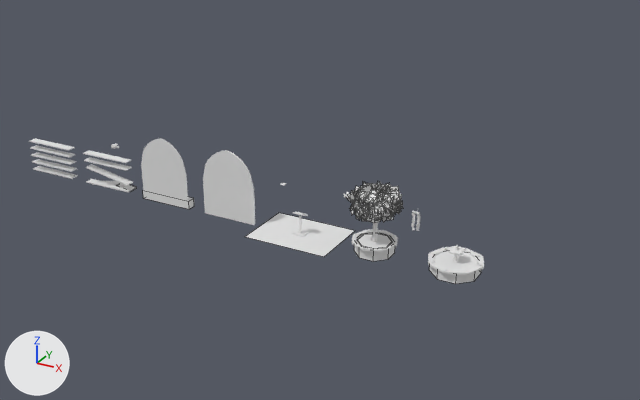
One commit to the Blender file art_src/kit/kit_dressing.blend: the scene before it, then after it.
Rendered twice from a 50 mm lens placed at (35.6, -33.7, 18.9), pointed at (14.7, 4.4, -0.2). The axes (+X, +Y, +Z) are drawn at lower left. The lights are the same throughout. The older version comes first. Mesh edges are drawn as thin lines on the coarser meshes. Objects named as collision shapes, trigger or cutter boxes, shadow casters or lower levels of detail are left out.

Script lines for the objects in view, before the commit:
```python
me_iwan_lectern__rug = bpy.data.meshes.new('iwan_lectern__rug')
me_iwan_lectern__rug.from_pydata([(-2.19, -1.59, 0.01), (2.19, -1.59, 0.01), (2.19, 1.59, 0.01), (-2.19, 1.59, 0.01)], [], [(0, 1, 2, 3)])
me_iwan_lectern__rug.materials.append(mat_rug)  # white #e7e7e7
me_recess_sealed_door__infill_col = bpy.data.meshes.new('recess_sealed_door__infill-col')
me_recess_sealed_door__infill_col.from_pydata(...)  # 38 vertices, 21 faces; spans x -1.5..1.5, y -0.25..-0.15, z 0.0..3.67
me_recess_sealed_door__infill_col.materials.append(mat_brick)  # white #e7e7e7
me_recess_tile_panel__panel = bpy.data.meshes.new('recess_tile_panel__panel')
me_recess_tile_panel__panel.from_pydata(...)  # 38 vertices, 21 faces; spans x -1.45..1.45, y -0.25..-0.21, z 0.45..3.62
me_recess_tile_panel__panel.materials.append(mat_tile)  # white #e7e7e7
ob_iwan_lectern__rug = bpy.data.objects.new('iwan_lectern__rug', me_iwan_lectern__rug)
ob_iwan_lectern__rug.parent = ob_m_iwan_lectern
ob_iwan_lectern__rug.location = (0.0, 0.0, 0.0)
ob_recess_sealed_door__infill_col = bpy.data.objects.new('recess_sealed_door__infill-col', me_recess_sealed_door__infill_col)
ob_recess_sealed_door__infill_col.parent = ob_m_recess_sealed_door
ob_recess_sealed_door__infill_col.location = (0.0, 0.0, 0.0)
ob_recess_tile_panel__panel = bpy.data.objects.new('recess_tile_panel__panel', me_recess_tile_panel__panel)
ob_recess_tile_panel__panel.parent = ob_m_recess_tile_panel
ob_recess_tile_panel__panel.location = (0.0, 0.0, 0.0)
# also in view: 'iwan_fountain__stone' at (24.0, 0.0, 0.9); 'iwan_fountain__water' at (24.0, 0.0, 0.8); 'iwan_tree__leaves' at (20.0, 0.0, 2.5); 'recess_shelves__boards' at (0.0, 0.0, 1.0); 'recess_tile_panel__bench-col' at (8.0, 0.0, 0.2)
```
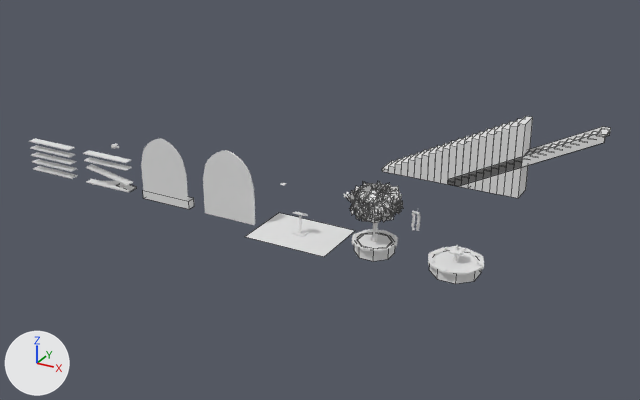
Where the change shows, as pixel boxes (x1, y1, x2, y2) in the pictures (640 x 400 px):
'stair_steps_masonry__steps', added: after (382, 116, 533, 198)
'stair_steps_open__stringers', added: after (448, 127, 611, 186)
'stair_steps_open__treads', added: after (525, 129, 610, 156)

The change, as a diff of the scene's bpy script:
```diff
--- a/art_src/kit/kit_dressing.blend.py
+++ b/art_src/kit/kit_dressing.blend.py
@@ me_stair_steps_open__treads @@
+me_stair_steps_open__treads.from_pydata(...)  # 160 vertices, 120 faces; spans x -4.0..4.0, y -0.57..0.57, z 0.16..4.15
+me_stair_steps_open__treads.materials.append(mat_wood)  # white #e7e7e7
@@ me_stair_steps_open__stringers @@
+me_stair_steps_open__stringers.from_pydata(...)  # 24 vertices, 16 faces; spans x -4.0..4.0, y -0.65..0.65, z 0.0..4.23
+me_stair_steps_open__stringers.materials.append(mat_wood)  # white #e7e7e7
@@ me_stair_steps_masonry__steps @@
+me_stair_steps_masonry__steps.from_pydata(...)  # 160 vertices, 120 faces; spans x -4.0..4.0, y -0.65..0.65, z 0.0..4.15
+me_stair_steps_masonry__steps.materials.append(mat_arch_stone)  # white #e7e7e7
@@ ob_stair_steps_open__treads @@
+ob_stair_steps_open__treads = bpy.data.objects.new('stair_steps_open__treads', me_stair_steps_open__treads)
+ob_stair_steps_open__treads.parent = ob_m_stair_steps_open
+ob_stair_steps_open__treads.location = (0.0, 0.0, 0.0)
@@ ob_m_stair_steps_open @@
+ob_m_stair_steps_open = bpy.data.objects.new('M_stair_steps_open', None)
+ob_m_stair_steps_open.location = (24.0, 10.0, 0.0)
@@ ob_stair_steps_open__stringers @@
+ob_stair_steps_open__stringers = bpy.data.objects.new('stair_steps_open__stringers', me_stair_steps_open__stringers)
+ob_stair_steps_open__stringers.parent = ob_m_stair_steps_open
+ob_stair_steps_open__stringers.location = (0.0, 0.0, 0.0)
@@ ob_stair_steps_masonry__steps @@
+ob_stair_steps_masonry__steps = bpy.data.objects.new('stair_steps_masonry__steps', me_stair_steps_masonry__steps)
+ob_stair_steps_masonry__steps.parent = ob_m_stair_steps_masonry
+ob_stair_steps_masonry__steps.location = (0.0, 0.0, 0.0)
@@ ob_m_stair_steps_masonry @@
+ob_m_stair_steps_masonry = bpy.data.objects.new('M_stair_steps_masonry', None)
+ob_m_stair_steps_masonry.location = (20.0, 10.0, 0.0)
```
